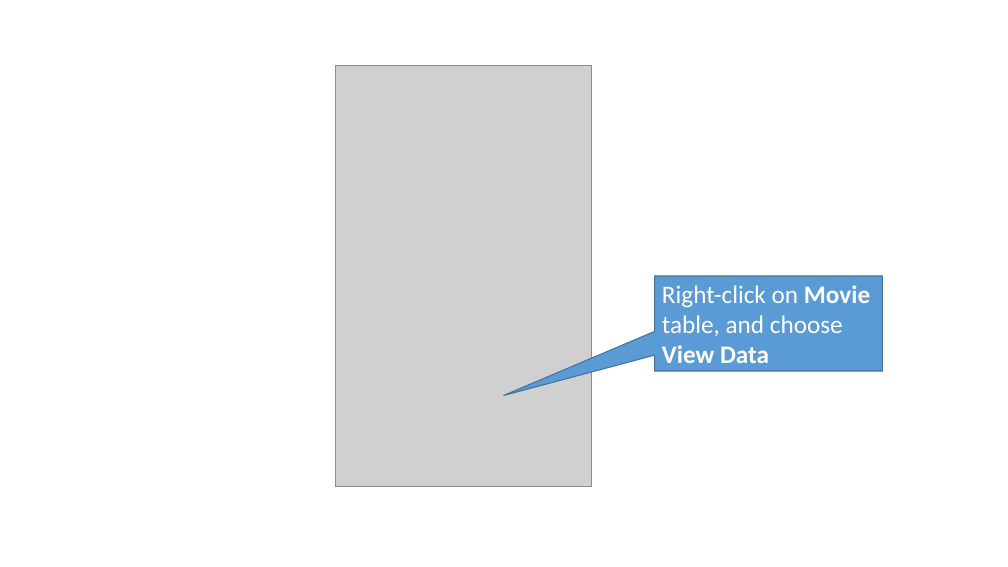
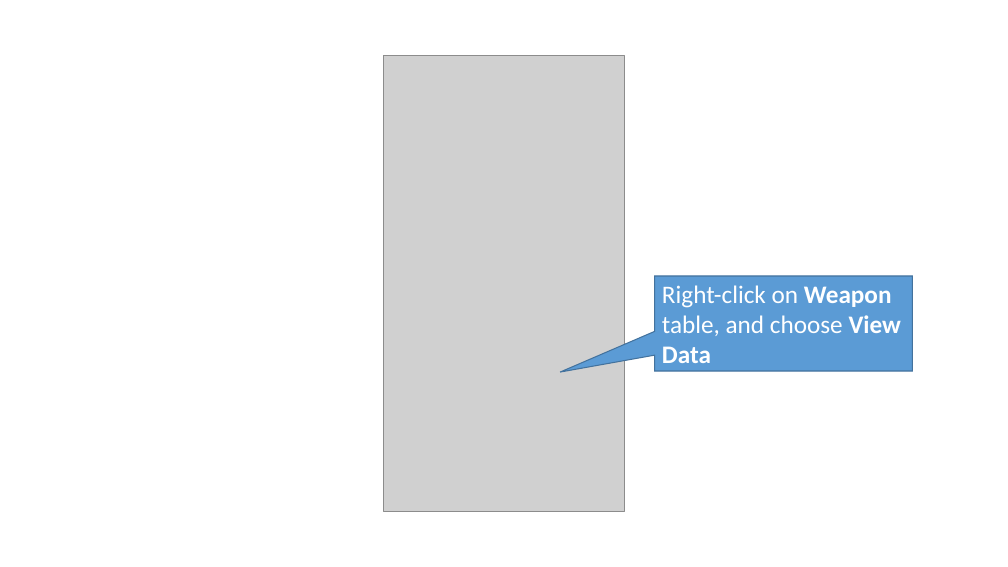
Before and after one commit to perl-easj/OOProg, a slide deck: slide 20 of Chap/DB/Presentations/DBandVS.pptx (slide 21 before the commit). Drawn at 1008x567 pixels with LibreOffice and Linux fonts; fonts in the diff are those of the drawing; grey boxes stand for pictures. Boxes give left, top, right and bottom in pixels: in the first picture for what was removed or moved away, otherwise in the second. Text is boxed around its words. In the diff, an @@ line names an element or a change of style, - is before the commit and + after.

```diff
--- a/Chap/DB/Presentations/DBandVS.pptx
+++ b/Chap/DB/Presentations/DBandVS.pptx
@@ picture: place and size @@
-picture at <box>335,65,591,486</box>
+picture at <box>383,55,625,511</box>
@@ speech box "Right-click on Weapon table, and ...": place and size @@
-speech box "Right-click on Weapon table, and ..." at <box>655,276,882,371</box>
+speech box "Right-click on Weapon table, and ..." at <box>655,276,913,371</box>
@@ speech box "Right-click on Weapon table, and ..." at <box>655,276,913,371</box>: proportions changed @@
@@ text in speech box at <box>662,285,901,363</box>: text changed @@
-Right-click on Movie table, and choose View Data
+Right-click on Weapon table, and choose View Data
```
Also in this commit, not shown: 31 other slides changed, 7 slides added, 9 slides removed.
